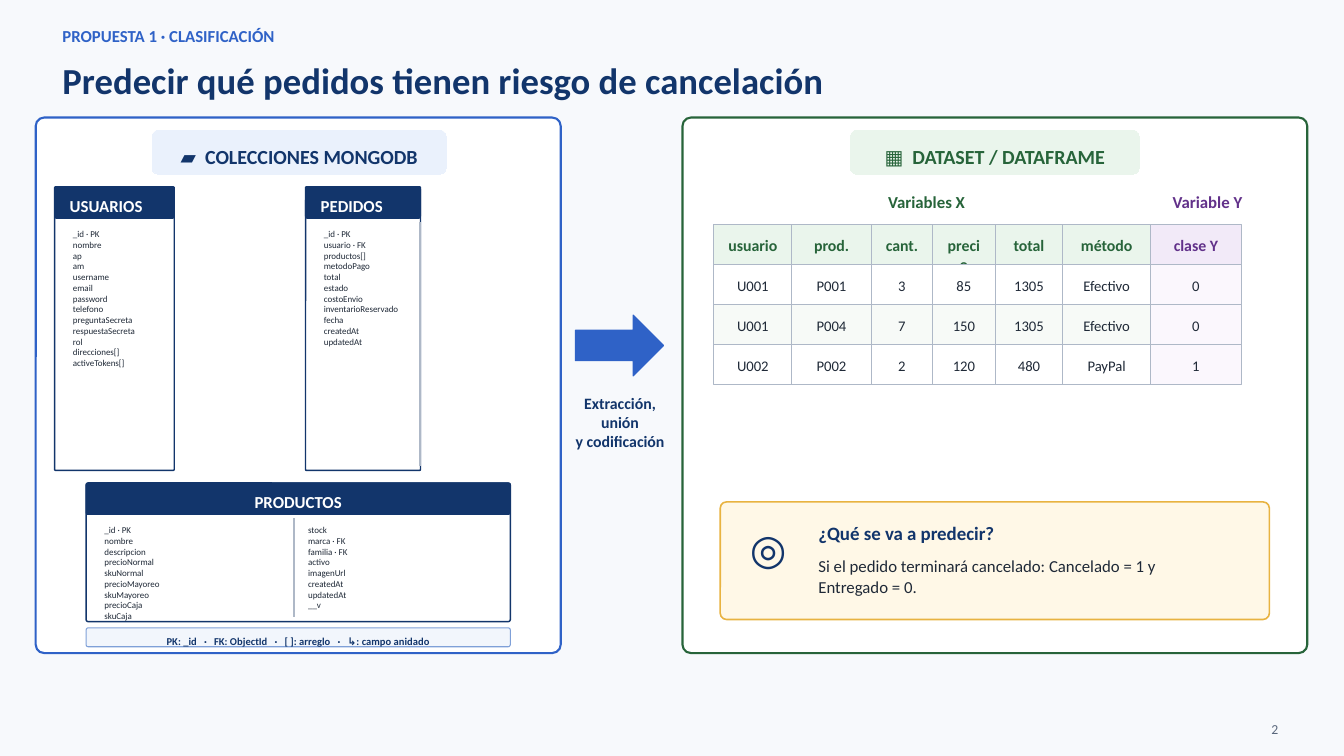
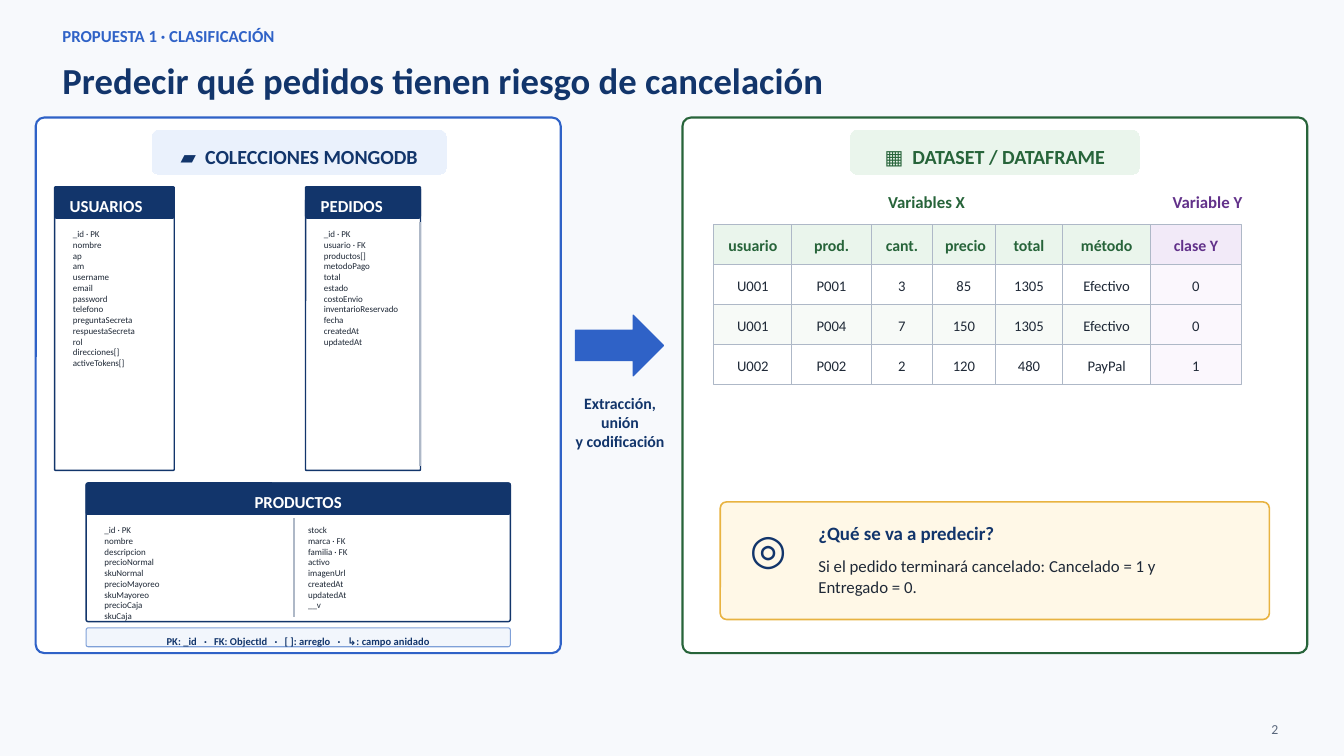
Before and after one commit to Oscar-David-Dela-Cruz-Hdez/pryBinaBack, a slide deck: slide 2 of outputs/Propuestas_analitica_Distribuidora_Panamericana_campos_completos.pptx. Drawn at 1344x756 pixels with LibreOffice and Linux fonts; fonts in the diff are those of the drawing. Boxes give left, top, right and bottom in pixels: in the first picture for what was removed or moved away, otherwise in the second. Text is boxed around its words. In the diff, an @@ line names an element or a change of style, - is before the commit and + after.

```diff
--- a/outputs/Propuestas_analitica_Distribuidora_Panamericana_campos_completos.pptx
+++ b/outputs/Propuestas_analitica_Distribuidora_Panamericana_campos_completos.pptx
@@ text "precio" rewrapped from (x1=937, y1=231, x2=991, y2=260) to (x1=945, y1=240, x2=986, y2=254) @@
```
Also in this commit, not shown: 1 other file.
